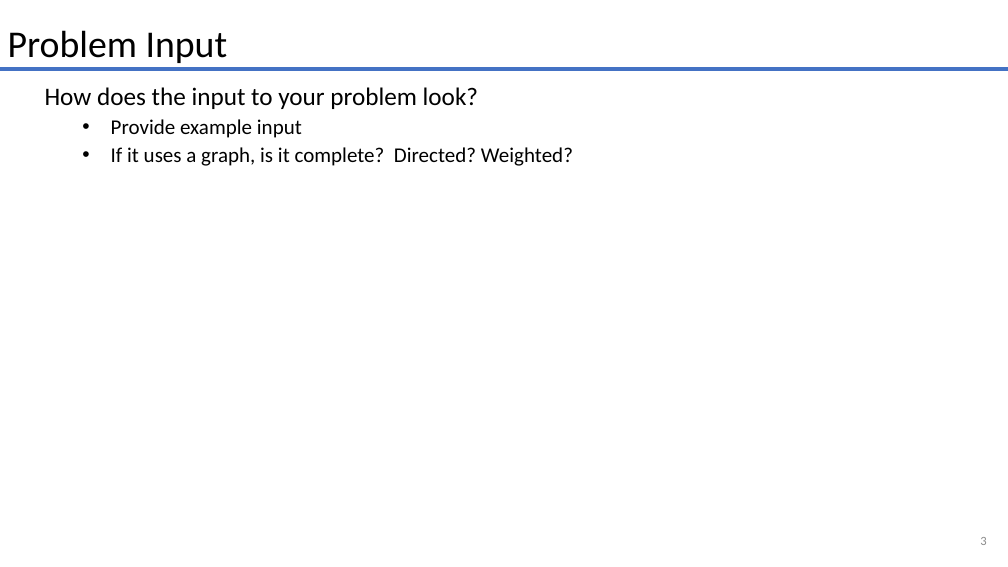
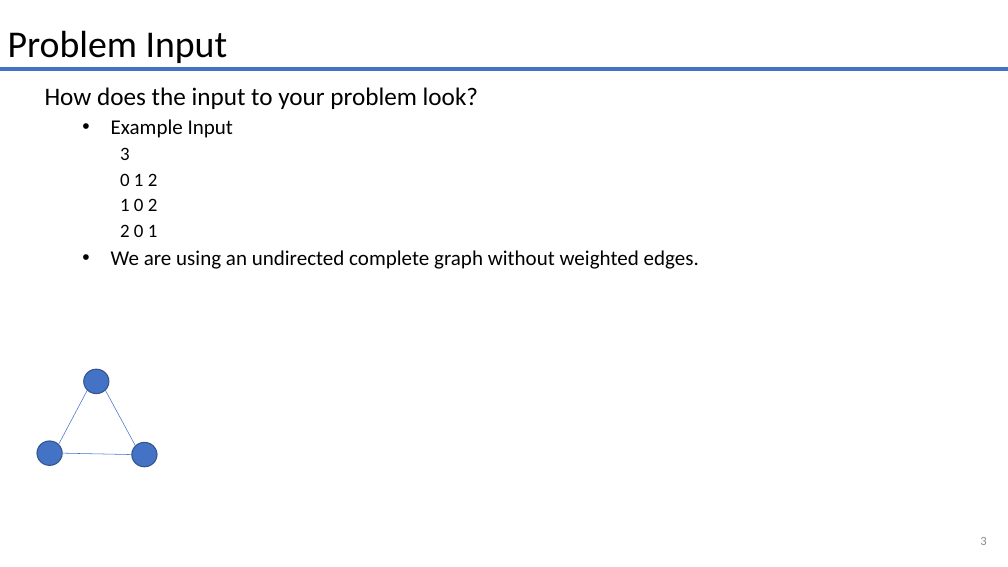
Before and after one commit to smit36jm/CS412-NP_COMPLETE, a slide deck: slide 3 of presentations/problem_presentation.pptx. Drawn at 1008x567 pixels with LibreOffice and Linux fonts; fonts in the diff are those of the drawing. Boxes give left, top, right and bottom in pixels: in the first picture for what was removed or moved away, otherwise in the second. Text is boxed around its words. In the diff, an @@ line names an element or a change of style, - is before the commit and + after.

```diff
--- a/presentations/problem_presentation.pptx
+++ b/presentations/problem_presentation.pptx
@@ text at [111,119,699,269]: text changed @@
-  • Provide example input
-  • If it uses a graph, is it complete? Directed? Weighted?
+  • Example Input
+    3
+    0 1 2
+    1 0 2
+    2 0 1
+  • We are using an undirected complete graph without weighted edges.
@@ group added at [37,369,157,467]: 3 ellipses, 3 lines @@
```
Also in this commit, not shown: 1 other slide changed.
